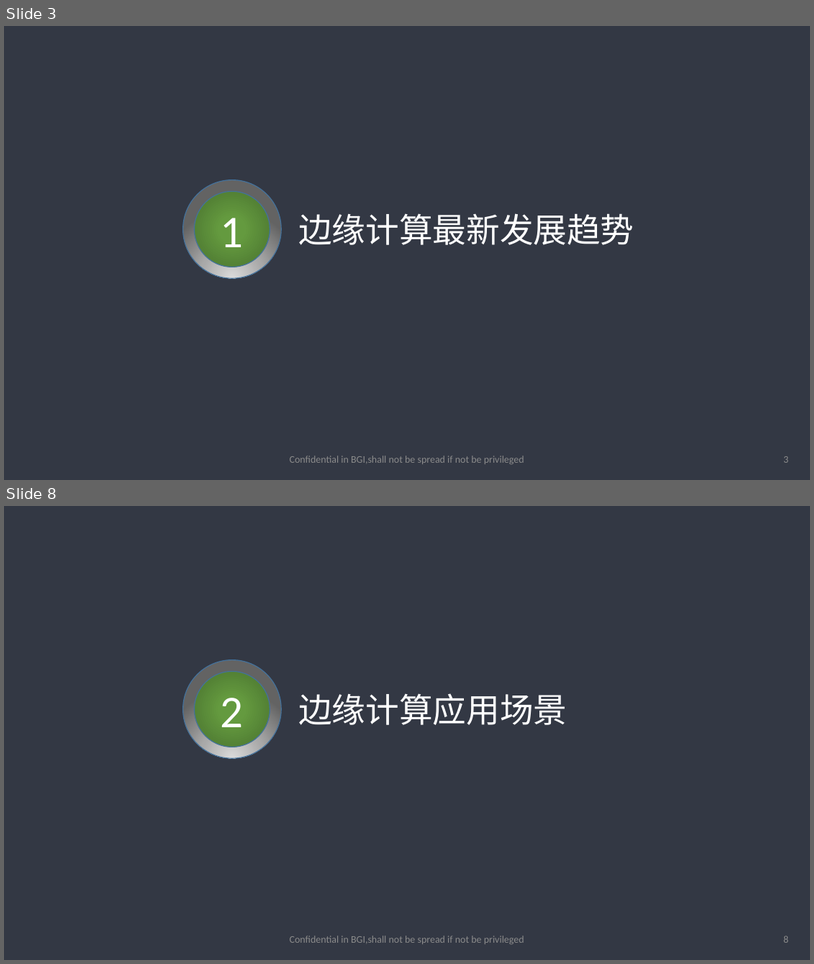
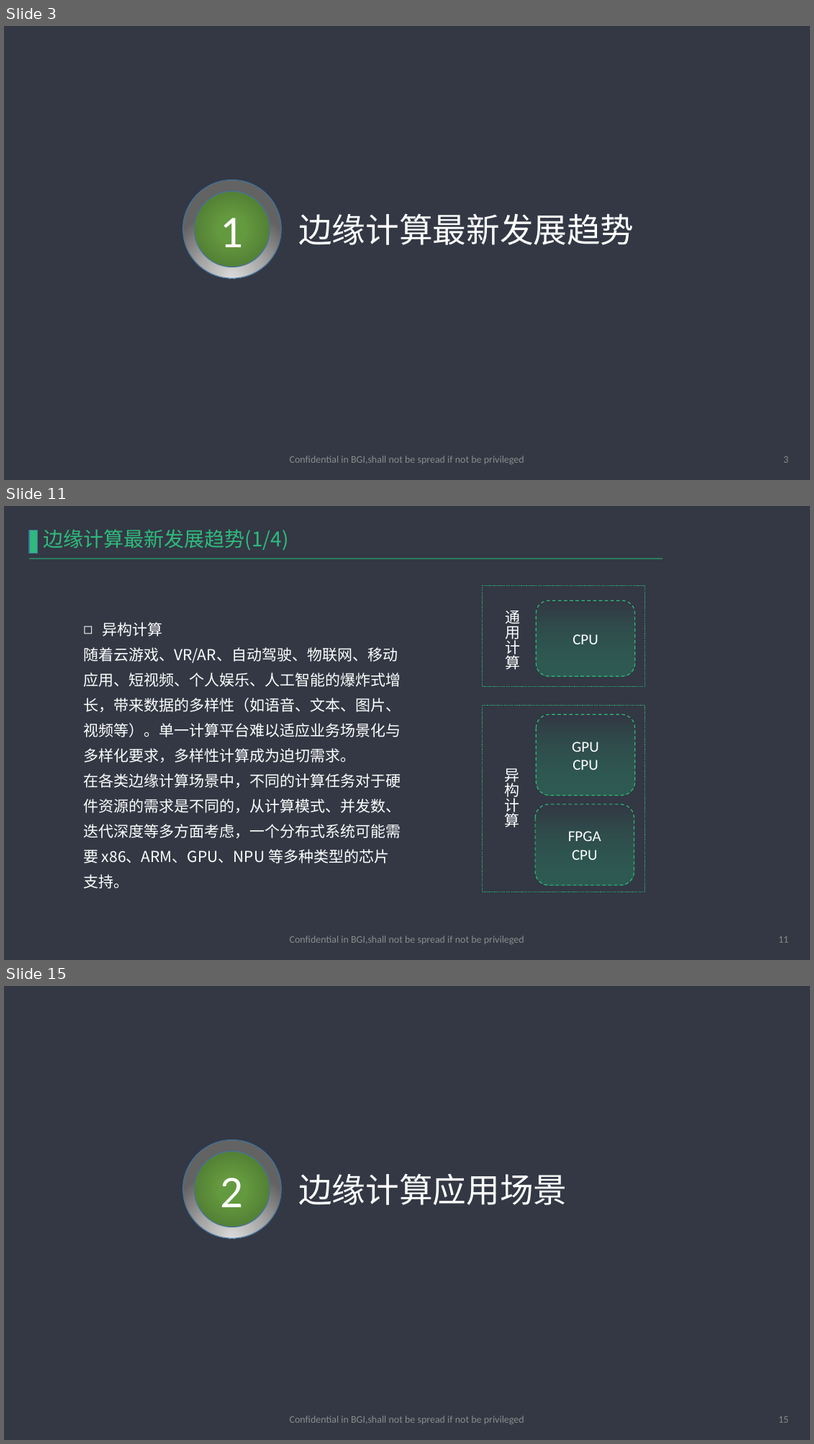
Before and after one commit to haobolicpp/EdgeComputing, a slide deck: 边缘计算.pptx. Shown one above the other, each under a label of ours: slides 3 and 8 before the commit, slides 3, 11 and 15 after it; the slides between them are not shown. The pictures are 814x964 and 814x1444 pixels, drawn with LibreOffice and Linux fonts; fonts in the diff are those of the drawing; background and template pictures are left out. Boxes give left, top, right and bottom in pixels: in the first picture for what was removed or moved away, otherwise in the second. Text is boxed around its words. In the diff, an @@ line names an element or a change of style, - is before the commit and + after.

```diff
--- a/边缘计算.pptx
+++ b/边缘计算.pptx
@@ slide 11 added at (x1=4, y1=506, x2=810, y2=960), background #333844 @@
@@ rectangle added at (x1=29, y1=530, x2=38, y2=553), fill #2EBA7C, outline #43739E 1 pt @@
@@ text added at (x1=44, y1=529, x2=289, y2=550), 24 pt, text #2EBA7C @@
+边缘计算最新发展趋势(1/4)
@@ line added from (29, 559) to (664, 559), #2A7C60 1.5 pt @@
@@ rectangle added at (x1=483, y1=585, x2=646, y2=686), outline #2EBA7C 1 pt dashed @@
@@ text added at (x1=505, y1=610, x2=520, y2=669), 18 pt, text #FFFFFF @@
+通用计算
@@ rounded rectangle added at (x1=536, y1=600, x2=635, y2=676), fill gradient #333844 to #2A7C60 to #2EBA7C, outline #2EBA7C 1 pt dashed, 18 pt, text #FFFFFF @@
+CPU
@@ text added at (x1=83, y1=622, x2=401, y2=863), 18 pt, text #FFFFFF @@
+◻ 异构计算
+随着云游戏、VR/AR、自动驾驶、物联网、移动应用、短视频、个人娱乐、人工智能的爆炸式增长，带来数据的多样性（如语音、文本、图片、视频等）。单一计算平台难以适应业务场景化与多样化要求，多样性计算成为迫切需求。
+在各类边缘计算场景中，不同的计算任务对于硬件资源的需求是不同的，从计算模式、并发数、迭代深度等多方面考虑，一个分布式系统可能需要 x86、ARM、GPU、NPU 等多种类型的芯片支持。
@@ rectangle added at (x1=483, y1=705, x2=646, y2=891), outline #2EBA7C 1 pt dashed @@
@@ rounded rectangle added at (x1=536, y1=714, x2=635, y2=795), fill gradient #333844 to #2A7C60 to #2EBA7C, outline #2EBA7C 1 pt dashed, 18 pt, text #FFFFFF @@
+GPU
+CPU
@@ text added at (x1=504, y1=768, x2=520, y2=827), 18 pt, text #FFFFFF @@
+异构计算
@@ rounded rectangle added at (x1=536, y1=804, x2=635, y2=885), fill gradient #333844 to #2A7C60 to #2EBA7C, outline #2EBA7C 1 pt dashed, 18 pt, text #FFFFFF @@
+FPGA
+CPU
@@ text added at (x1=290, y1=935, x2=525, y2=944), 12 pt, text #8C8C8C @@
+Confidential in BGI,shall not be spread if not be privileged
@@ page number added at (x1=779, y1=936, x2=789, y2=942), 12 pt, text #8C8C8C @@
+11
@@ what was slide 8 is now slide 15 @@
@@ page number at (x1=779, y1=1416, x2=789, y2=1422): text changed @@
-8
+15
```
Also in this commit, not shown: 7 slides changed, 9 other slides added, 3 other files.
